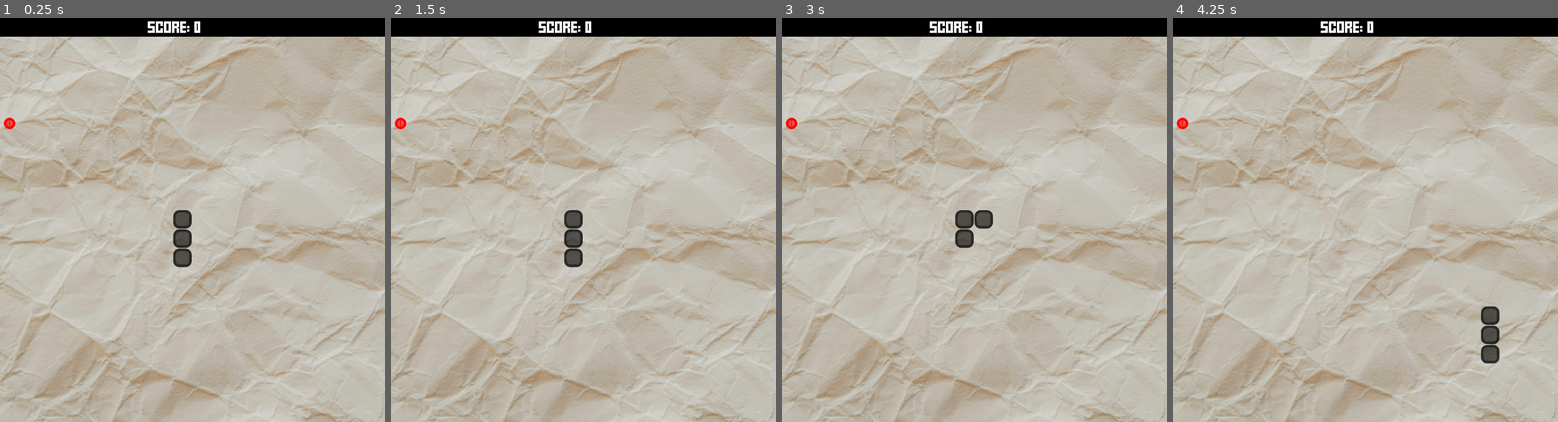
Above: before the commit, frames 1-4 (left to right).
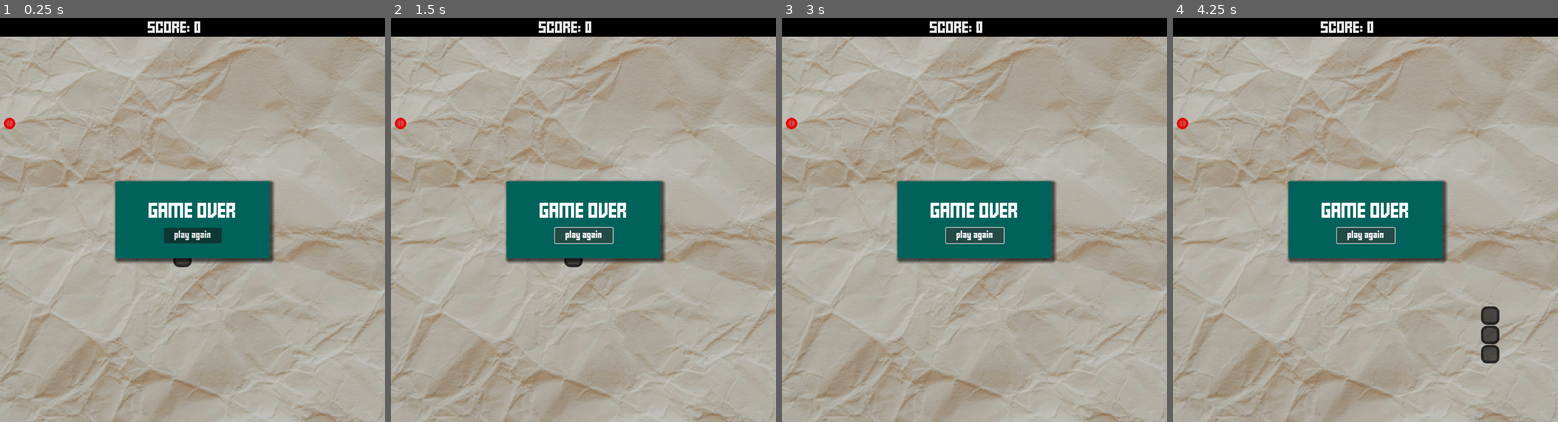
Above: after the commit, the same moments.

Repository: seriouslysean/game--snake
Game: Godot game, scene res://scenes/main.tscn
Same seed, same stepped clock (60 frames per second), same inputs: the game is played once before the commit and once after it.
Inputs (mouse positions are in pixels of both pictures, inside the frame that each line leads up to):
- Up to frame 1 (0.25 s): no input
- Up to frame 2 (1.5 s): click (583, 236) at 0.5 s, where only the run after the commit has a clickable "play again"; click (583, 236) at 1.25 s, where only the run after the commit has a clickable "play again"
- Up to frame 3 (3 s): click (974, 236) at 2 s, where only the run after the commit has a clickable "play again"; tap Enter at 2.75 s; hold Right (move_right) from 2.78 s (still down)
- Up to frame 4 (4.25 s): release Right (move_right) at 3.53 s; hold Down (move_down) from 3.53 s (still down)

The runs differ from the first frame. In frame 1, 8.6% of the frame differs, in the area x 29-72%, y 39-61%; in frame 2, 8.6%; in frame 3, 8.7%; in frame 4, 8.7%.

Commit message:
Add game over screen

Diff:
--- /dev/null
+++ b/scenes/game_over_menu.gd
@@ -0,0 +1,6 @@
+extends CanvasLayer
+
+signal restart
+
+func _on_restart_button_pressed():
+	restart.emit()
--- /dev/null
+++ b/scenes/game_over_menu.tscn
@@ -0,0 +1,72 @@
+[gd_scene load_steps=5 format=3 uid="uid://b6xx8ud8j52td"]
+
+[ext_resource type="FontFile" uid="uid://cjiocepfi8di" path="res://assets/fff-forward.ttf" id="1_3j3gj"]
+[ext_resource type="Script" path="res://scenes/game_over_menu.gd" id="1_yv2ak"]
+
+[sub_resource type="StyleBoxFlat" id="StyleBoxFlat_s17i4"]
+bg_color = Color(0, 0, 0, 0.0823529)
+
+[sub_resource type="StyleBoxFlat" id="StyleBoxFlat_pl6ds"]
+bg_color = Color(0, 0.384314, 0.352941, 1)
+shadow_size = 10
+shadow_offset = Vector2(5, 5)
+anti_aliasing = false
+
+[node name="GameOverMenu" type="CanvasLayer"]
+script = ExtResource("1_yv2ak")
+
+[node name="GameOverBG" type="Panel" parent="."]
+offset_right = 1000.0
+offset_bottom = 1050.0
+theme_override_styles/panel = SubResource("StyleBoxFlat_s17i4")
+
+[node name="GameOverPanel" type="Panel" parent="."]
+anchors_preset = 8
+anchor_left = 0.5
+anchor_top = 0.5
+anchor_right = 0.5
+anchor_bottom = 0.5
+offset_left = -200.0
+offset_top = -100.0
+offset_right = 200.0
+offset_bottom = 100.0
+grow_horizontal = 2
+grow_vertical = 2
+theme_override_styles/panel = SubResource("StyleBoxFlat_pl6ds")
+
+[node name="ResultLabel" type="Label" parent="."]
+anchors_preset = 8
+anchor_left = 0.5
+anchor_top = 0.5
+anchor_right = 0.5
+anchor_bottom = 0.5
+offset_left = -114.0
+offset_top = -40.0
+offset_right = 114.0
+offset_bottom = 5.0
+grow_horizontal = 2
+grow_vertical = 2
+theme_override_fonts/font = ExtResource("1_3j3gj")
+theme_override_font_sizes/font_size = 30
+text = "GAME OVER"
+horizontal_alignment = 1
+vertical_alignment = 1
+
+[node name="RestartButton" type="Button" parent="."]
+anchors_preset = 8
+anchor_left = 0.5
+anchor_top = 0.5
+anchor_right = 0.5
+anchor_bottom = 0.5
+offset_left = -74.0
+offset_top = 21.0
+offset_right = 76.0
+offset_bottom = 61.0
+grow_horizontal = 2
+grow_vertical = 2
+theme_override_fonts/font = ExtResource("1_3j3gj")
+theme_override_font_sizes/font_size = 15
+text = "play again
+"
+
+[connection signal="pressed" from="RestartButton" to="." method="_on_restart_button_pressed"]
--- a/scenes/main.tscn
+++ b/scenes/main.tscn
@@ -1,9 +1,10 @@
-[gd_scene load_steps=7 format=3 uid="uid://c766diqa4u3aj"]
+[gd_scene load_steps=8 format=3 uid="uid://c766diqa4u3aj"]
 
 [ext_resource type="Script" path="res://scenes/main.gd" id="1_6ise4"]
 [ext_resource type="PackedScene" uid="uid://chc6frtioemsc" path="res://scenes/hud.tscn" id="2_2j61x"]
 [ext_resource type="Texture2D" uid="uid://d1ndshrhvcm00" path="res://assets/background.png" id="2_ns5ta"]
 [ext_resource type="PackedScene" uid="uid://bb641kkqafnec" path="res://scenes/snake_segment.tscn" id="2_oxqos"]
+[ext_resource type="PackedScene" uid="uid://b6xx8ud8j52td" path="res://scenes/game_over_menu.tscn" id="5_twien"]
 
 [sub_resource type="StyleBoxEmpty" id="StyleBoxEmpty_e74xl"]
 
@@ -56,4 +57,6 @@
 offset_bottom = 40.0
 theme_override_styles/panel = SubResource("StyleBoxFlat_ya4wq")
 
+[node name="GameOverMenu" parent="." instance=ExtResource("5_twien")]
+
 [connection signal="timeout" from="MoveTimer" to="." method="_on_move_timer_timeout"]
